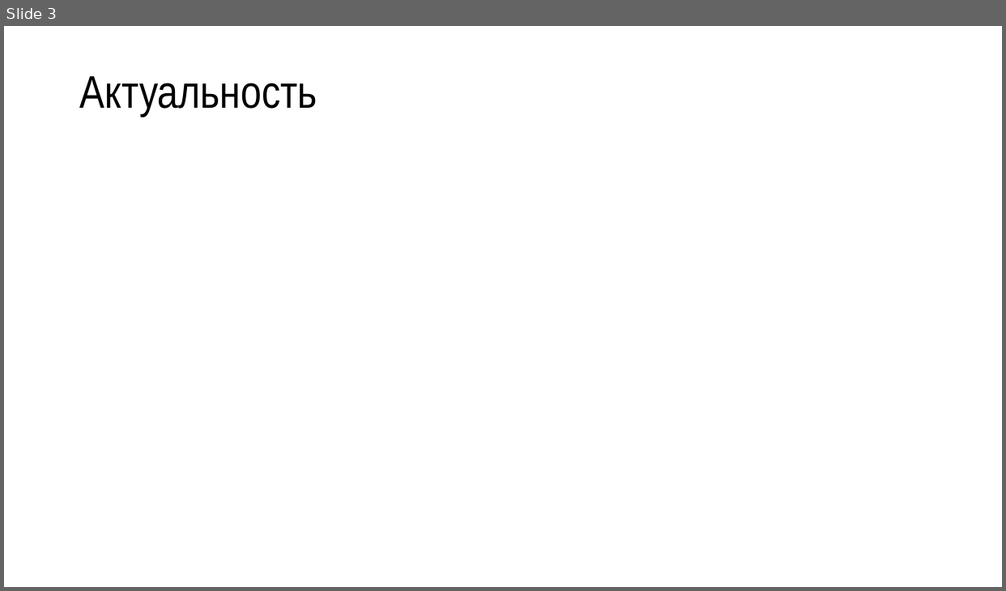
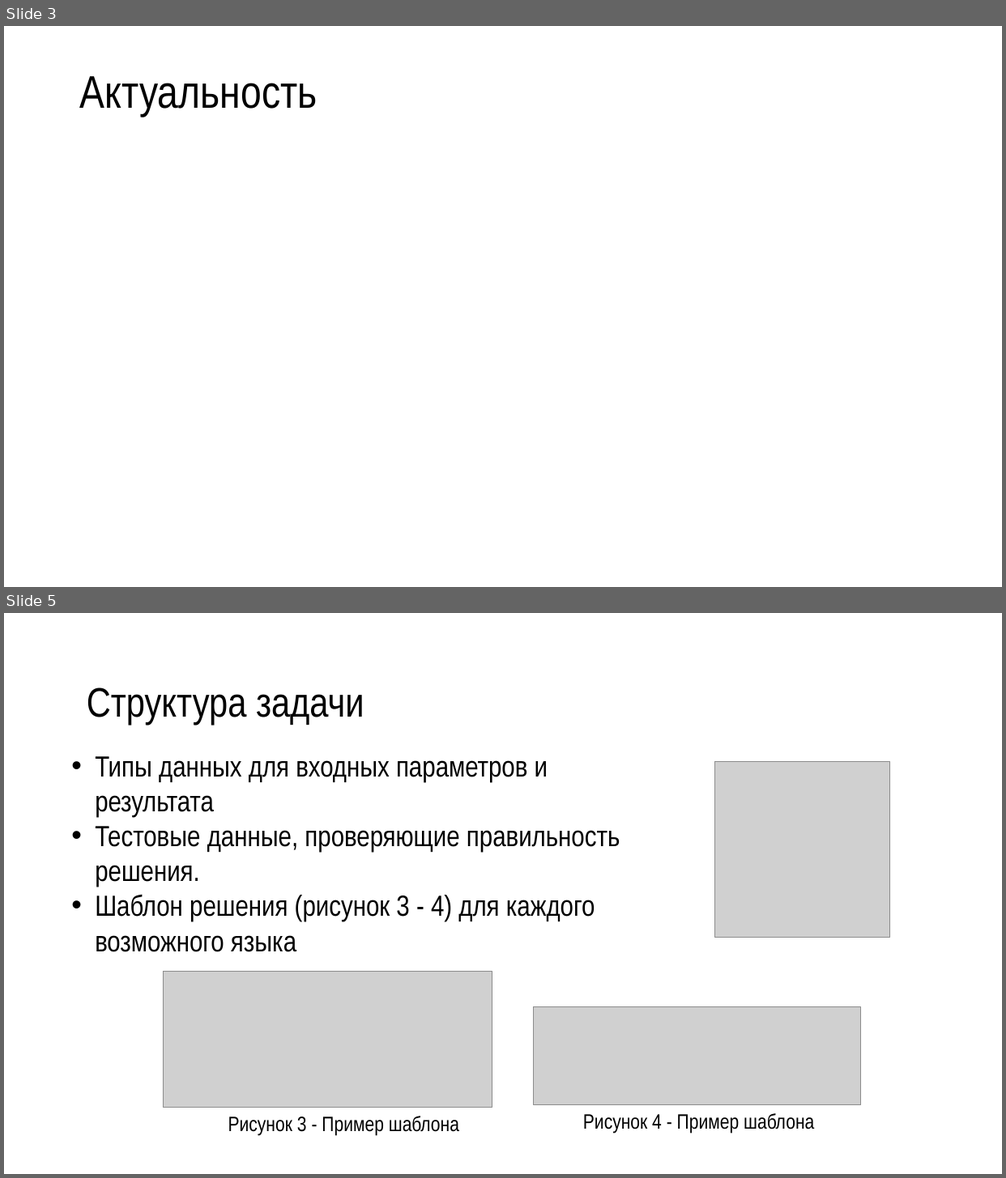
Before and after one commit to R3nnyWeb/codest-open, a slide deck: Презентация Microsoft PowerPoint.pptx. Shown one above the other, each under a label of ours: slide 3 before the commit, slides 3 and 5 after it; the slides between them are not shown. The pictures are 1006x591 and 1006x1178 pixels, drawn with LibreOffice and Linux fonts; fonts in the diff are those of the drawing; grey boxes stand for pictures; background and template pictures are left out. Boxes give left, top, right and bottom in pixels: in the first picture for what was removed or moved away, otherwise in the second. Text is boxed around its words. In the diff, an @@ line names an element or a change of style, - is before the commit and + after.

```diff
--- a/Презентация Microsoft PowerPoint.pptx
+++ b/Презентация Microsoft PowerPoint.pptx
@@ slide 5 added at [4, 613, 1002, 1174], background picture (left out) @@
@@ title added at [87, 688, 364, 725], 39.6 pt, text #000000 @@
+Структура задачи
@@ text added at [95, 756, 620, 922], 28 pt, text #000000 @@
+• Типы данных для входных параметров и результата
+• Тестовые данные, проверяющие правильность решения.
+• Шаблон решения (рисунок 3 - 4) для каждого возможного языка
@@ picture added at [715, 762, 890, 937] @@
@@ picture added at [163, 972, 492, 1108] @@
@@ picture added at [533, 1007, 860, 1105] @@
@@ text added at [228, 1116, 459, 1136], 20 pt, text #000000 @@
+Рисунок 3 - Пример шаблона
@@ text added at [583, 1114, 814, 1134], 20 pt, text #000000 @@
+Рисунок 4 - Пример шаблона
```
Also in this commit, not shown: 1 other slide added, 1 slide removed, 3 other files.
